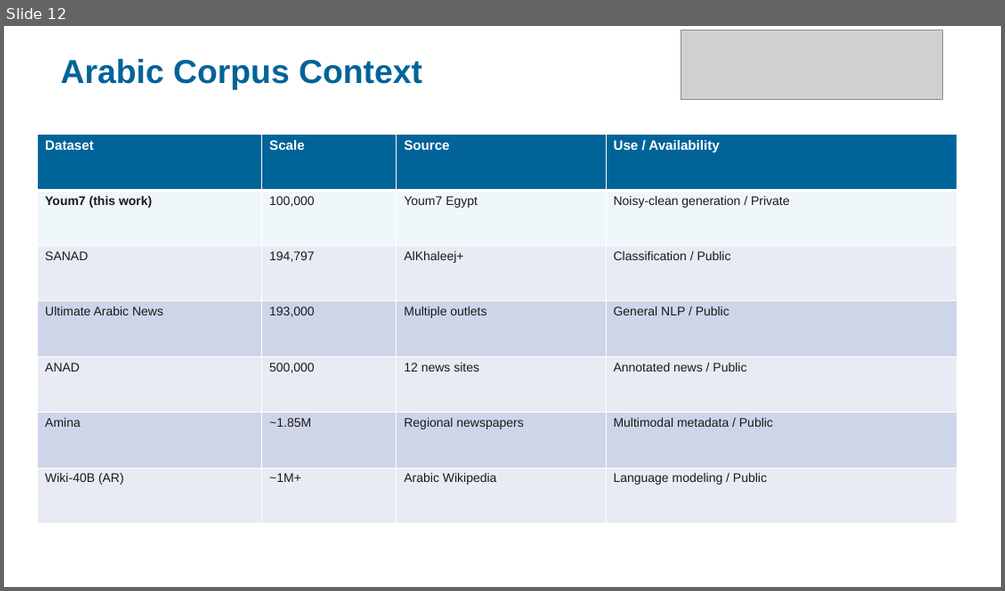
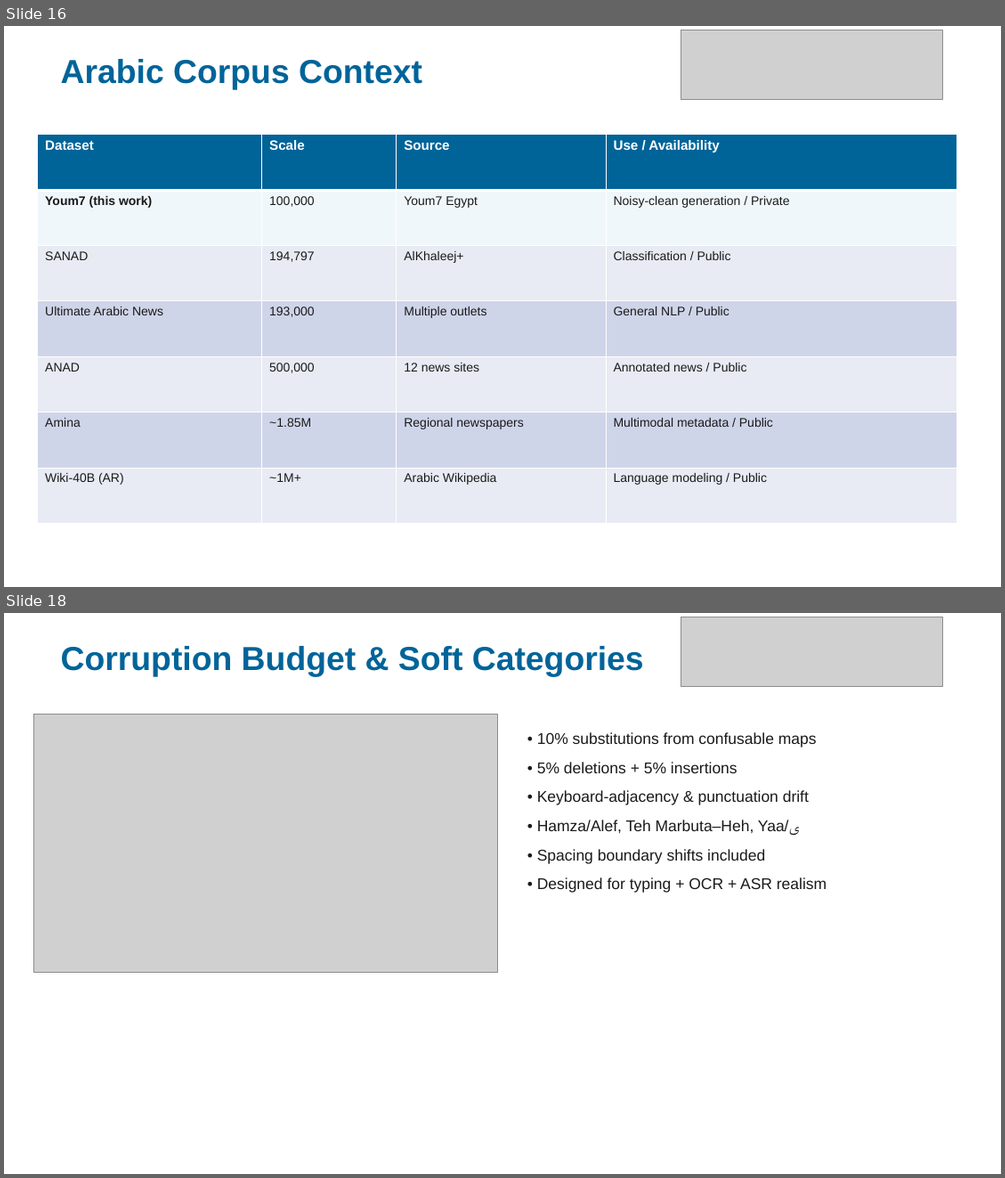
Before and after one commit to MON3EMPASHA/Arabic-Noisy-Text-Correction-using-Transformers---NLP-, a slide deck: Paper Discussion/Arabic_Text_Correction_Presentation.pptx. Shown one above the other, each under a label of ours: slide 12 before the commit, slides 16 and 18 after it; the slides between them are not shown. The pictures are 1005x591 and 1005x1178 pixels, drawn with LibreOffice and Linux fonts; fonts in the diff are those of the drawing; grey boxes stand for pictures. Boxes give left, top, right and bottom in pixels: in the first picture for what was removed or moved away, otherwise in the second. Text is boxed around its words. In the diff, an @@ line names an element or a change of style, - is before the commit and + after.

Commit message:
Add script to generate additional presentation visuals for related work and results
- Implemented functions to create various visualizations including timelines, comparison charts, research gaps, and evaluation protocols.
- Utilized matplotlib for plotting and saving figures in PNG format.
- Created a structured approach to visually represent the evolution of Arabic text correction research and the contributions of this work.

```diff
--- a/Paper Discussion/Arabic_Text_Correction_Presentation.pptx
+++ b/Paper Discussion/Arabic_Text_Correction_Presentation.pptx
@@ slide 18 added at [4,613,1001,1174], background #FFFFFF @@
@@ picture added at [680,617,942,686] @@
@@ text added at [61,646,644,677], 32 pt, text #006499, bold @@
+Corruption Budget & Soft Categories
@@ picture added at [34,714,498,972] @@
@@ text added at [537,732,826,892], 15 pt, text #1A1A1A @@
+• 10% substitutions from confusable maps
+• 5% deletions + 5% insertions
+• Keyboard-adjacency & punctuation drift
+• Hamza/Alef, Teh Marbuta–Heh, Yaa/ى
+• Spacing boundary shifts included
+• Designed for typing + OCR + ASR realism
@@ what was slide 12 is now slide 16 @@
```
Also in this commit, not shown: 6 slides changed, 11 other slides added, 3 slides removed, 13 other files.
